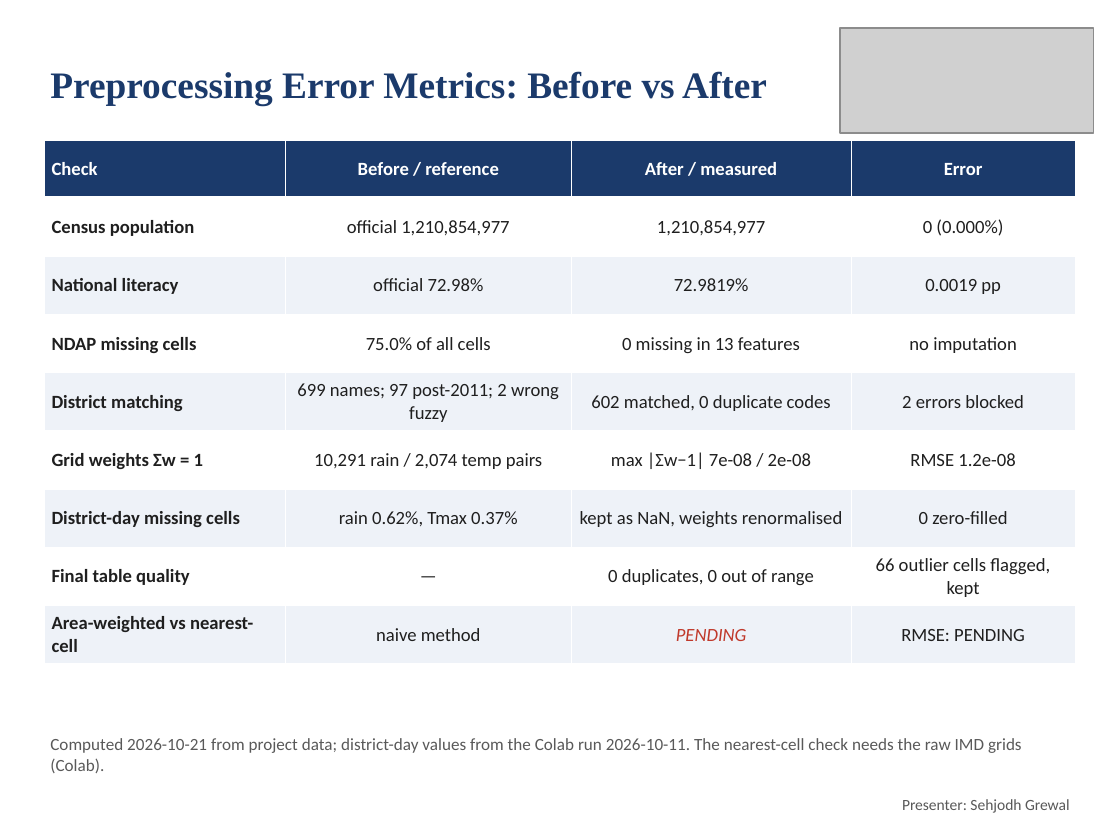
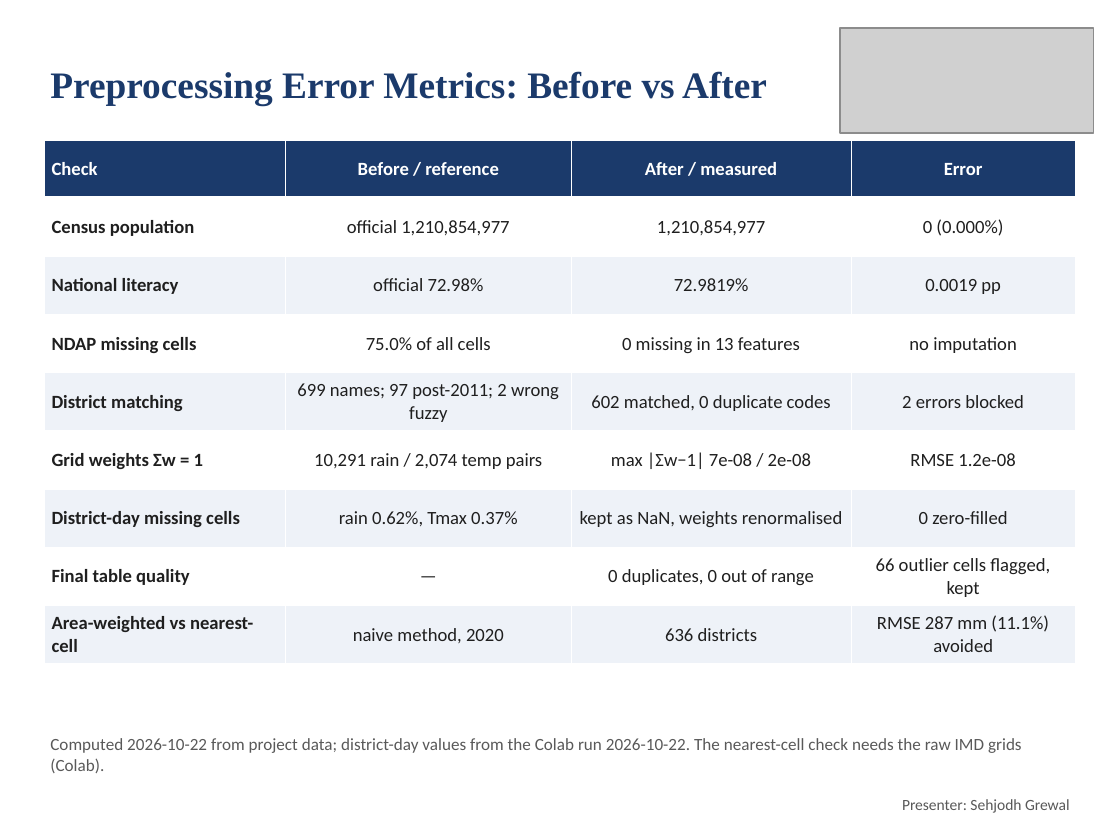
Before and after one commit to deepankarkumar1310/hadoop-ml-algorithm-, a slide deck: slide 11 of docs/Review2_Deck.pptx. Drawn at 1120x840 pixels with LibreOffice and Linux fonts; fonts in the diff are those of the drawing; grey boxes stand for pictures. Boxes give left, top, right and bottom in pixels: in the first picture for what was removed or moved away, otherwise in the second. Text is boxed around its words. In the diff, an @@ line names an element or a change of style, - is before the commit and + after.

Commit message:
Results from the Colab run of 2026-10-22: HDFS, MapReduce, Hive, Spark k-means, models; slides updated

```diff
--- a/docs/Review2_Deck.pptx
+++ b/docs/Review2_Deck.pptx
@@ table at (45,140,1075,664) @@
-row 9: Area-weighted vs nearest-cell | naive method | PENDING | RMSE: PENDING
+row 9: Area-weighted vs nearest-cell | naive method, 2020 | 636 districts | RMSE 287 mm (11.1%) avoided
@@ text at (50,738,1022,773): text changed @@
-Computed 2026-10-21 from project data; district-day values from the Colab run 2026-10-11. The nearest-cell check needs the raw IMD grids (Colab).
+Computed 2026-10-22 from project data; district-day values from the Colab run 2026-10-22. The nearest-cell check needs the raw IMD grids (Colab).
```
Also in this commit, not shown: 13 other slides changed, 47 other files.
